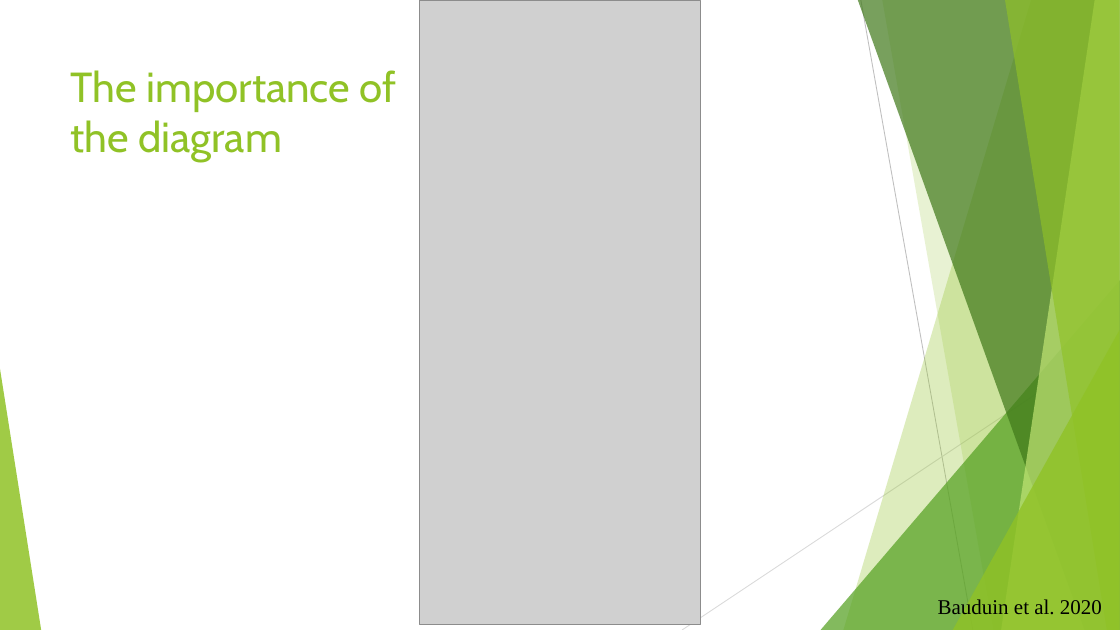
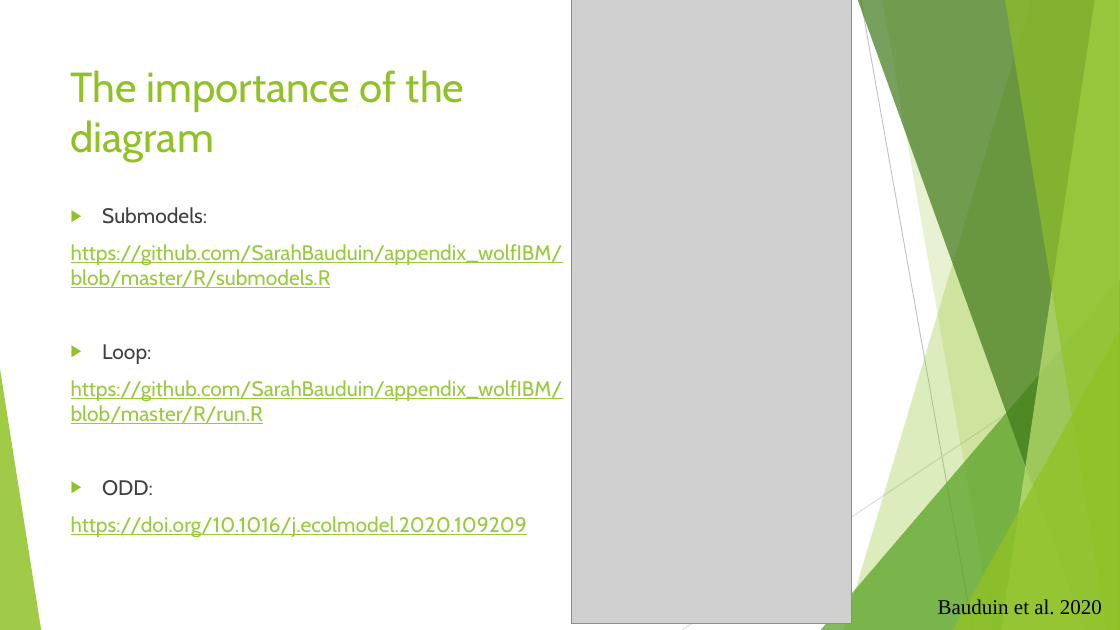
Before and after one commit to SarahBauduin/formation_IBM_NetLogoR, a slide deck: slide 3 of docs/slides/5_Publish.pptx. Drawn at 1120x630 pixels with LibreOffice and Linux fonts; fonts in the diff are those of the drawing; grey boxes stand for pictures. Boxes give left, top, right and bottom in pixels: in the first picture for what was removed or moved away, otherwise in the second. Text is boxed around its words. In the diff, an @@ line names an element or a change of style, - is before the commit and + after.

```diff
--- a/docs/slides/5_Publish.pptx
+++ b/docs/slides/5_Publish.pptx
@@ picture: place and size @@
-picture at (420, 0, 701, 624)
+picture at (571, 0, 852, 623)
@@ title "The importance of the diagram" rewrapped from (71, 70, 397, 162) to (71, 70, 464, 162) @@
@@ text added at (71, 207, 563, 537), 18 pt, text #99CA3C, underline @@
+▶ Submodels:
+https://github.com/SarahBauduin/appendix_wolfIBM/blob/master/R/submodels.R
+▶ Loop:
+https://github.com/SarahBauduin/appendix_wolfIBM/blob/master/R/run.R
+▶ ODD:
+https://doi.org/10.1016/j.ecolmodel.2020.109209
```
Also in this commit, not shown: 12 other files.
